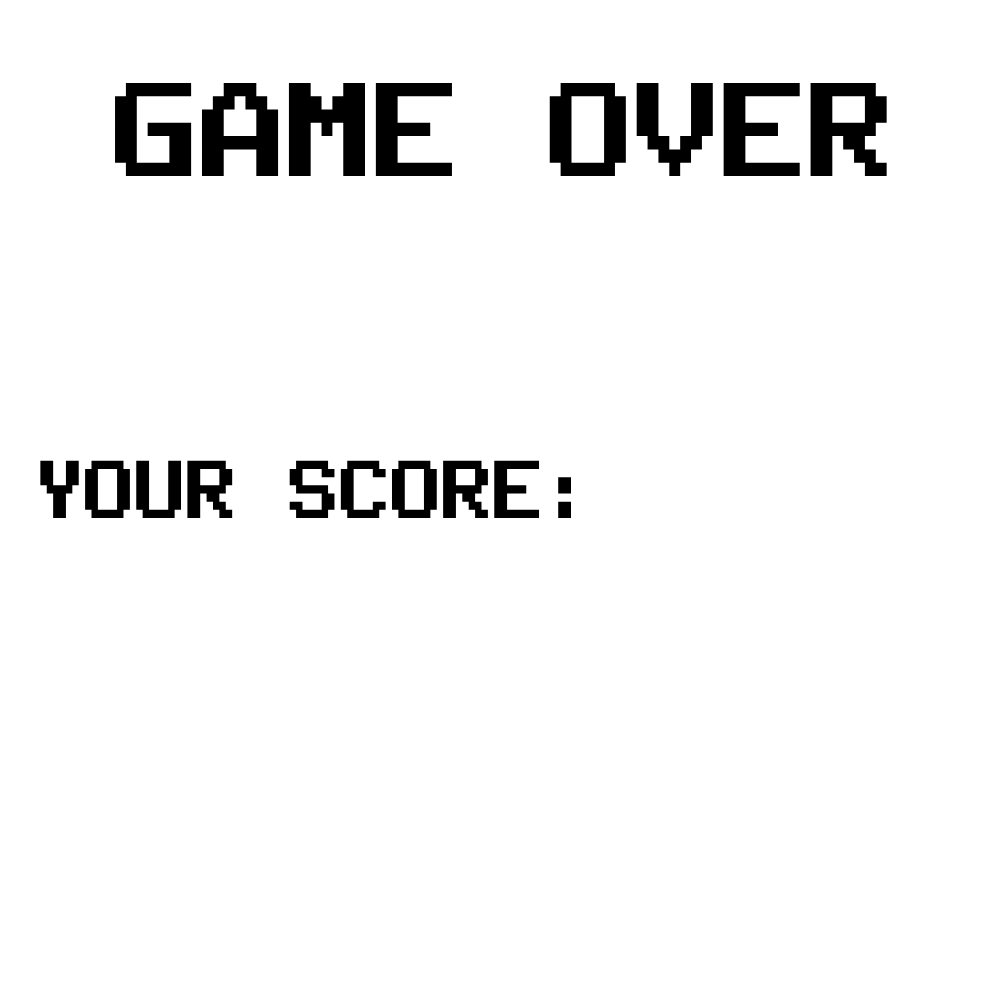
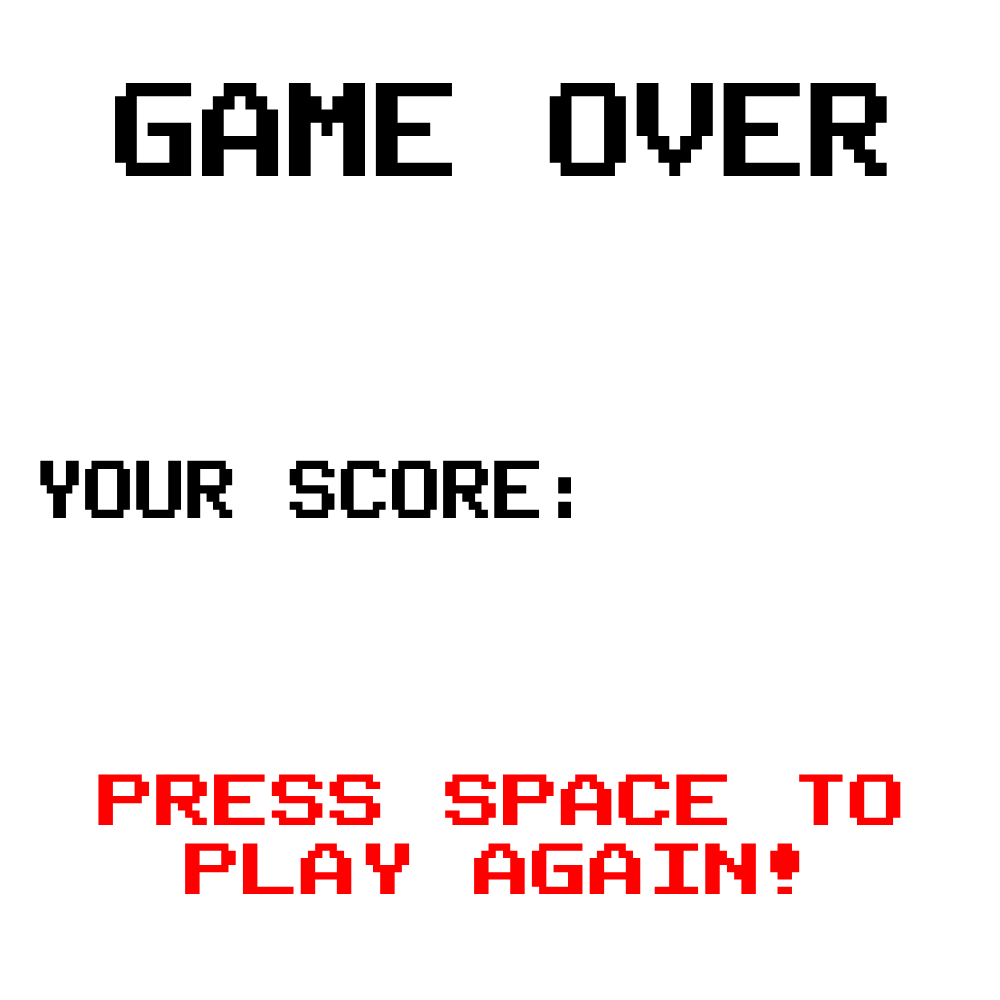
Layered file, before and after one edit (1000x1000). Changes by layer:
added layer "PRESS SPACE TO PLAY AGAIN!" above "YOUR SCORE:" over [98, 774, 901, 894]
